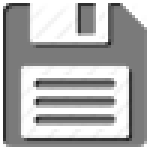
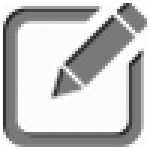
Before/after of a 150 × 150 layered artwork. What changed in the layer stack:
added layer "Capa 14" above "Capa 13" over <box>3,3,147,147</box>
hid "Capa 12" over <box>3,3,147,147</box>
